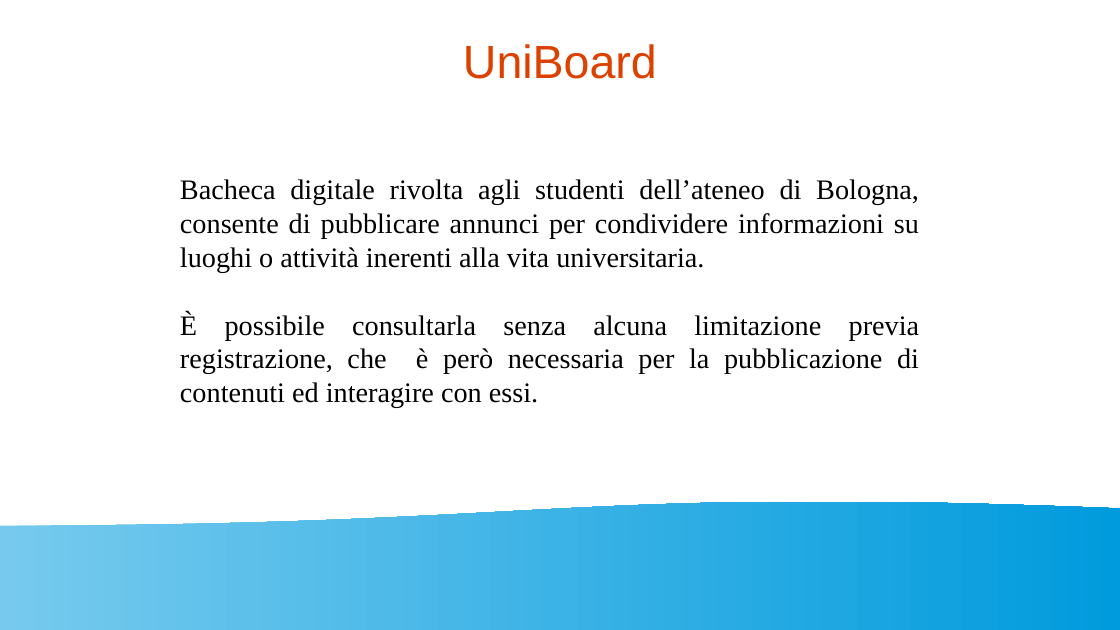
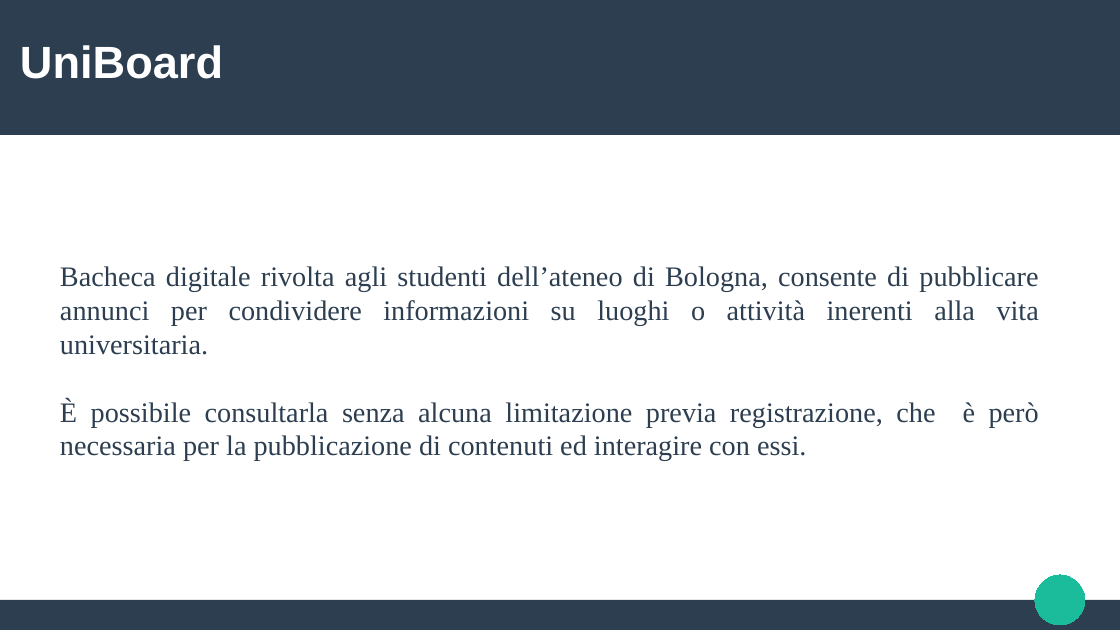
Before and after one commit to FrancescoPazz/UniBoard, a slide deck: slide 1 of docs/Presentazione.odp. Drawn at 1120x630 pixels with LibreOffice and Linux fonts; fonts in the diff are those of the drawing. Boxes give left, top, right and bottom in pixels: in the first picture for what was removed or moved away, otherwise in the second. Text is boxed around its words. In the diff, an @@ line names an element or a change of style, - is before the commit and + after.

```diff
--- a/docs/Presentazione.odp
+++ b/docs/Presentazione.odp
@@ rectangle added at bbox=[0, 0, 1120, 135], fill #2C3E50 @@
@@ title "UniBoard" at bbox=[20, 45, 223, 79]: size 33 to 32 pt, text colour #DD4100 to #FFFFFF, bold on; alignment centre to left @@
@@ subtitle "Bacheca digitale rivolta agli studenti ...": place and size @@
-subtitle "Bacheca digitale rivolta agli studenti ..." at bbox=[180, 179, 920, 408]
+subtitle "Bacheca digitale rivolta agli studenti ..." at bbox=[60, 266, 1039, 461]
@@ subtitle "Bacheca digitale rivolta agli studenti ..." at bbox=[60, 266, 1039, 461]: text colour #000000 to #2C3E50, highlight #FFFFFF to none @@
@@ flow chart document removed at bbox=[0, 500, 1120, 630] @@
@@ ellipse added at bbox=[1036, 575, 1085, 625], fill #1ABC9C, outline #1ABC9C 0 pt @@
@@ rectangle added at bbox=[0, 601, 1120, 630], fill #2C3E50 @@
```
Also in this commit, not shown: 1 other slide changed, 1 slide added.
